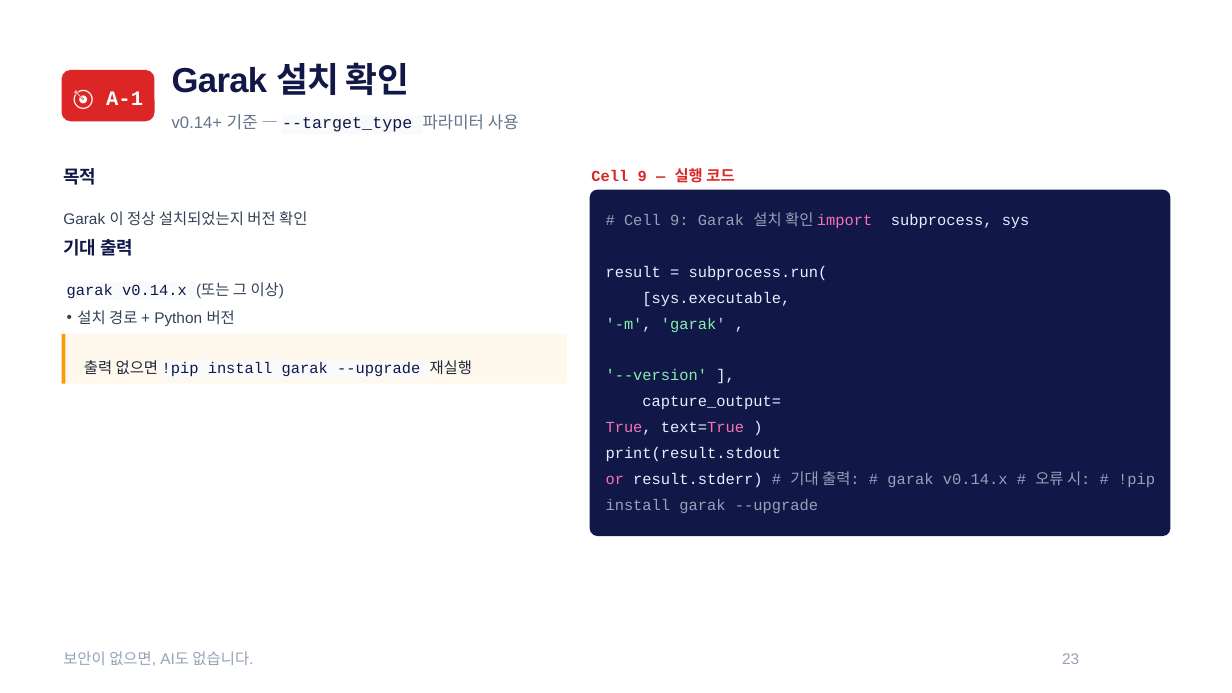
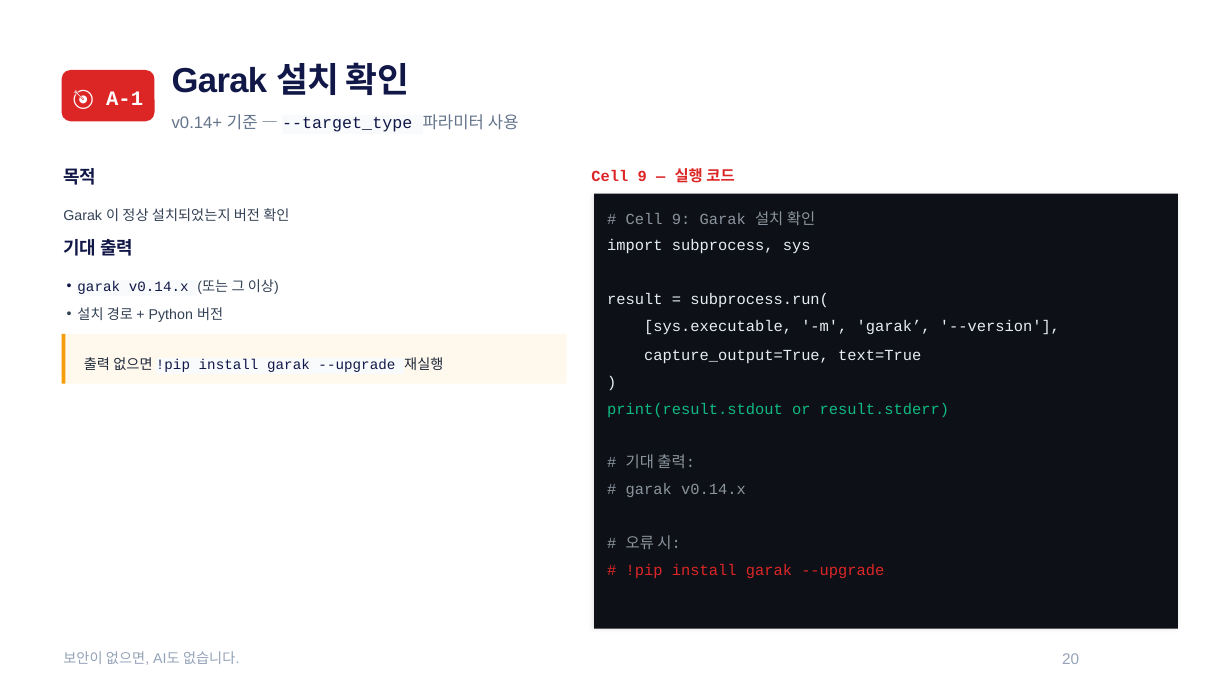
Before and after one commit to sulgik/security-workshop, a slide deck: slide 19 of ws02/class/ws02_slide_class4.pptx (slide 22 before the commit). Drawn at 1232x693 pixels with LibreOffice and Linux fonts; fonts in the diff are those of the drawing. Boxes give left, top, right and bottom in pixels: in the first picture for what was removed or moved away, otherwise in the second. Text is boxed around its words. In the diff, an @@ line names an element or a change of style, - is before the commit and + after.

```diff
--- a/ws02/class/ws02_slide_class4.pptx
+++ b/ws02/class/ws02_slide_class4.pptx
@@ rounded rectangle removed at [590, 190, 1170, 536] @@
@@ text removed at [606, 212, 1155, 513] @@
-# Cell 9: Garak 설치 확인 import subprocess, sys
-result = subprocess.run(
-[sys.executable,
-'-m', 'garak' ,
-'--version' ],
-capture_output=
-True, text=True )
-print(result.stdout
-or result.stderr) # 기대 출력: # garak v0.14.x # 오류 시: # !pip install garak --upgrade
@@ size 18 to 16.6 pt; line spacing 1.5 to 1.4 in 4 elements at [63, 208, 289, 221], [77, 279, 279, 294], [77, 307, 223, 322], [84, 357, 443, 372] @@
@@ group added at [594, 193, 1178, 628]: 11 texts, 1 rectangle @@
+# Cell 9: Garak 설치 확인
+import subprocess, sys
+result = subprocess.run(
+[sys.executable, '-m', 'garak’, '--version'],
+capture_output=True, text=True
+)
+print(result.stdout or result.stderr)
+# 기대 출력:
+# garak v0.14.x
+# 오류 시:
+# !pip install garak --upgrade
@@ text "보안이 없으면, AI도 없습니다." at [63, 651, 239, 665]: size 18 to 16.6 pt @@
@@ text at [1062, 653, 1079, 664]: text changed @@
-23
+20
```
Also in this commit, not shown: 26 other slides changed, 1 slide added, 6 slides removed, 49 other files.
